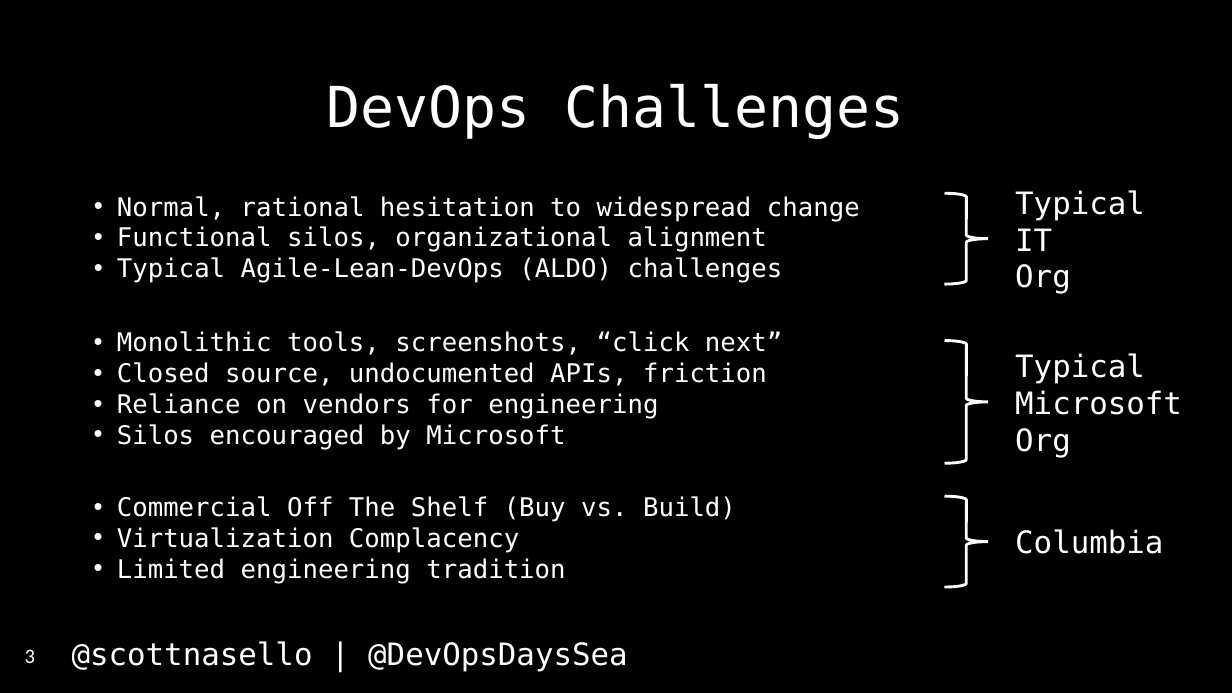
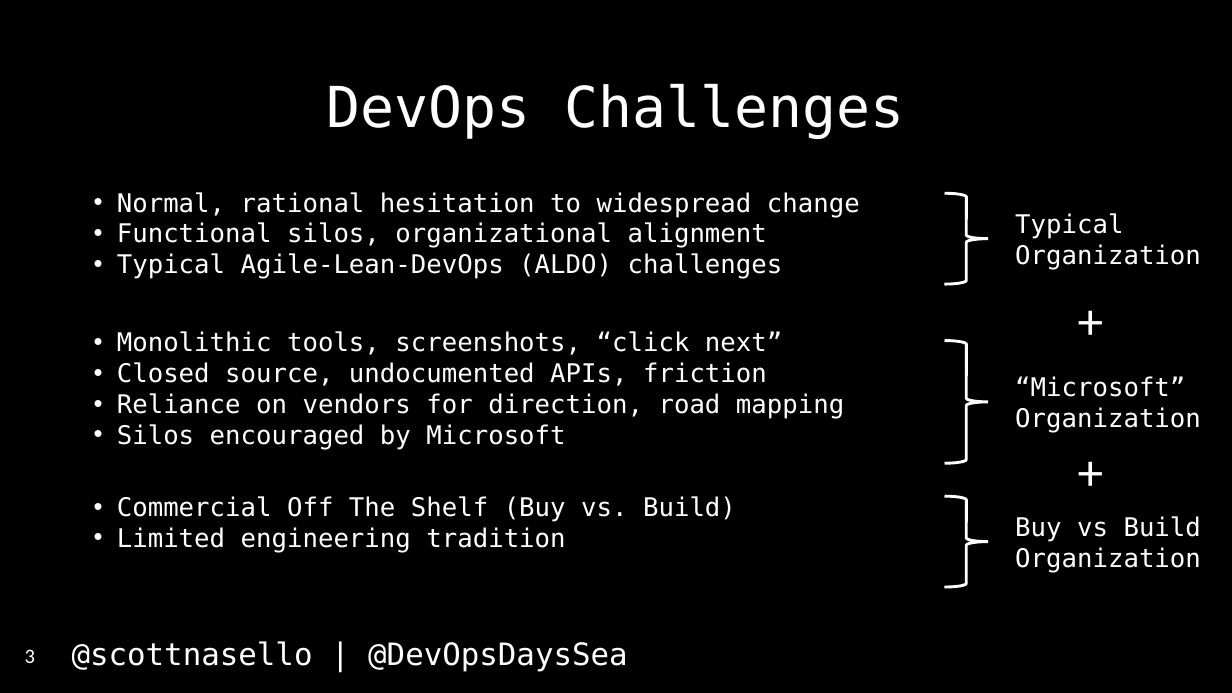
Before and after one commit to scottnasello/talks, a slide deck: slide 3 of 2017-04-26 Seattle DevOpsDays/DevOpsDays Seattle.pptx. Drawn at 1232x693 pixels with LibreOffice and Linux fonts; fonts in the diff are those of the drawing. Boxes give left, top, right and bottom in pixels: in the first picture for what was removed or moved away, otherwise in the second. Text is boxed around its words. In the diff, an @@ line names an element or a change of style, - is before the commit and + after.

```diff
--- a/2017-04-26 Seattle DevOpsDays/DevOpsDays Seattle.pptx
+++ b/2017-04-26 Seattle DevOpsDays/DevOpsDays Seattle.pptx
@@ text "Normal, rational hesitation to widespread ...": place and size @@
-text "Normal, rational hesitation to widespread ..." at [117, 196, 860, 283]
+text "Normal, rational hesitation to widespread ..." at [117, 192, 860, 279]
@@ text at [1015, 213, 1123, 239]: size 24 to 20 pt in "Typical" @@
@@ text at [1015, 244, 1201, 270]: text changed; size 24 to 20 pt @@
-IT
-Org
+Organization
@@ text added at [1064, 285, 1118, 356], 40 pt, text #FFFFFF @@
++
@@ text at [1015, 376, 1201, 433]: text changed; size 24 to 20 pt @@
-Typical Microsoft
-Org
+“Microsoft”
+Organization
@@ text at [117, 393, 844, 419]: text changed @@
-• Reliance on vendors for engineering
+• Reliance on vendors for direction, road mapping
@@ text added at [1064, 434, 1118, 506], 40 pt, text #FFFFFF @@
++
@@ text at [117, 527, 519, 553]: paragraph removed @@
-• Virtualization Complacency
@@ text at [1015, 516, 1201, 572]: text changed; size 24 to 20 pt @@
-Columbia
+Buy vs Build
+Organization
```
Also in this commit, not shown: 23 other slides changed, 15 slides added, 5 slides removed, 1 other file.
